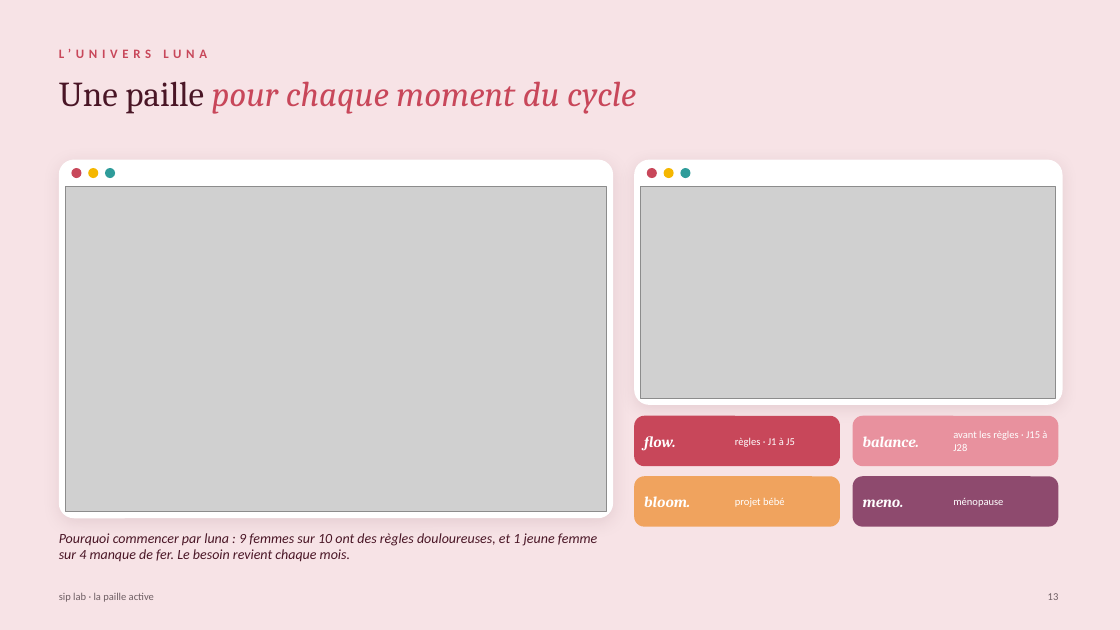
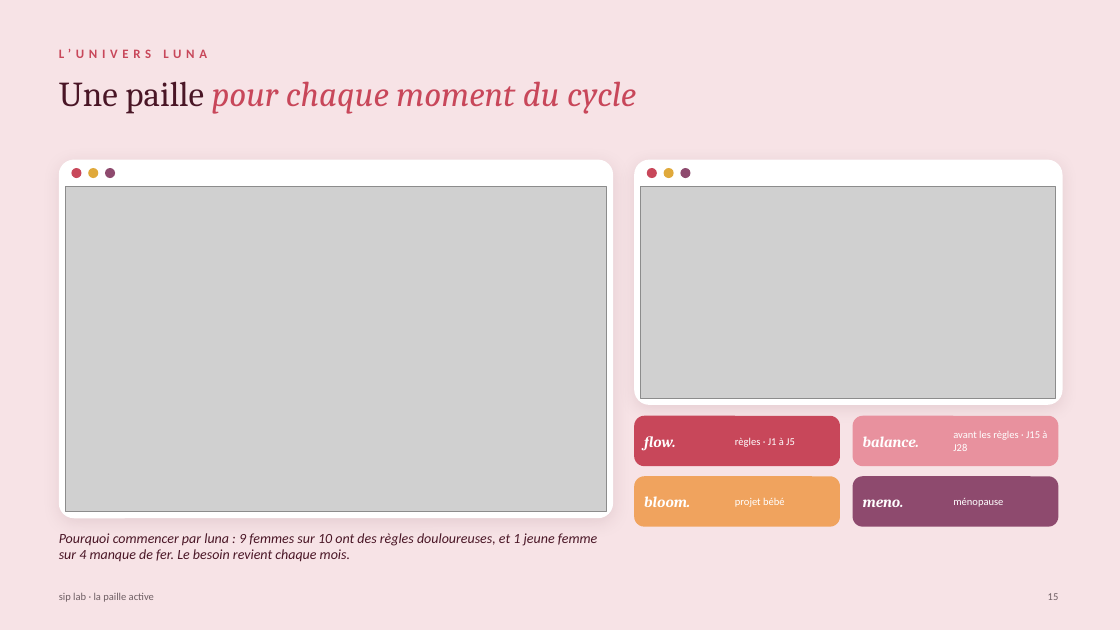
Before and after one commit to nisrine-max/mon-sitee, a slide deck: slide 15 of Dossier_sip_lab/10_Pitchs_et_presentations/Pitch_PEPITE_sip_lab.pptx (slide 13 before the commit). Drawn at 1120x630 pixels with LibreOffice and Linux fonts; fonts in the diff are those of the drawing; grey boxes stand for pictures. Boxes give left, top, right and bottom in pixels: in the first picture for what was removed or moved away, otherwise in the second. Text is boxed around its words. In the diff, an @@ line names an element or a change of style, - is before the commit and + after.

```diff
--- a/Dossier_sip_lab/10_Pitchs_et_presentations/Pitch_PEPITE_sip_lab.pptx
+++ b/Dossier_sip_lab/10_Pitchs_et_presentations/Pitch_PEPITE_sip_lab.pptx
@@ ellipse at (88,168,98,178): fill #F5B700 to #E0A93B @@
@@ ellipse at (105,168,115,178): fill #2E9C9A to #8E4A6E @@
@@ ellipse at (664,168,674,178): fill #F5B700 to #E0A93B @@
@@ ellipse at (681,168,691,178): fill #2E9C9A to #8E4A6E @@
```
Also in this commit, not shown: 15 other slides changed, 2 slides added, 1 other file.
